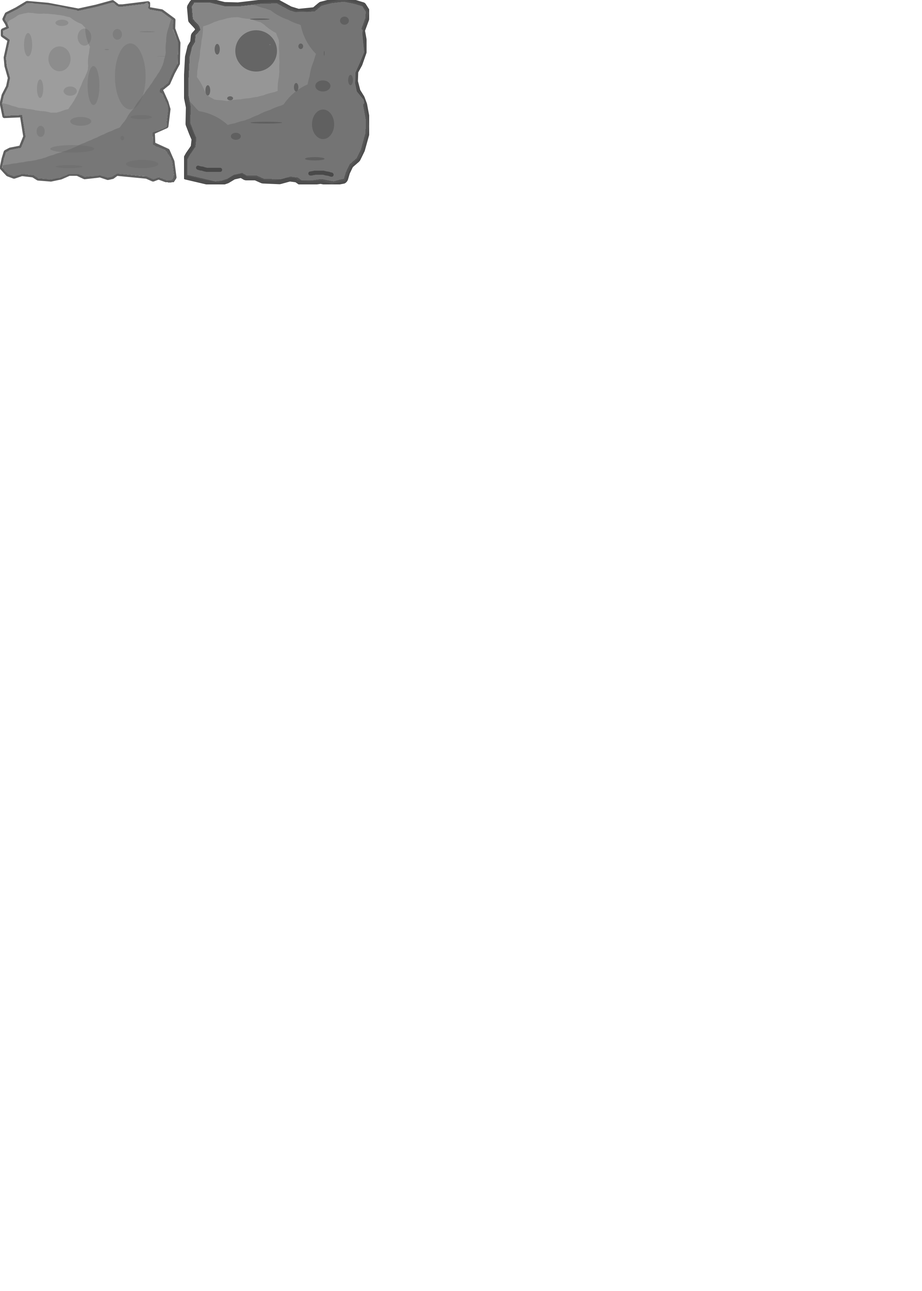
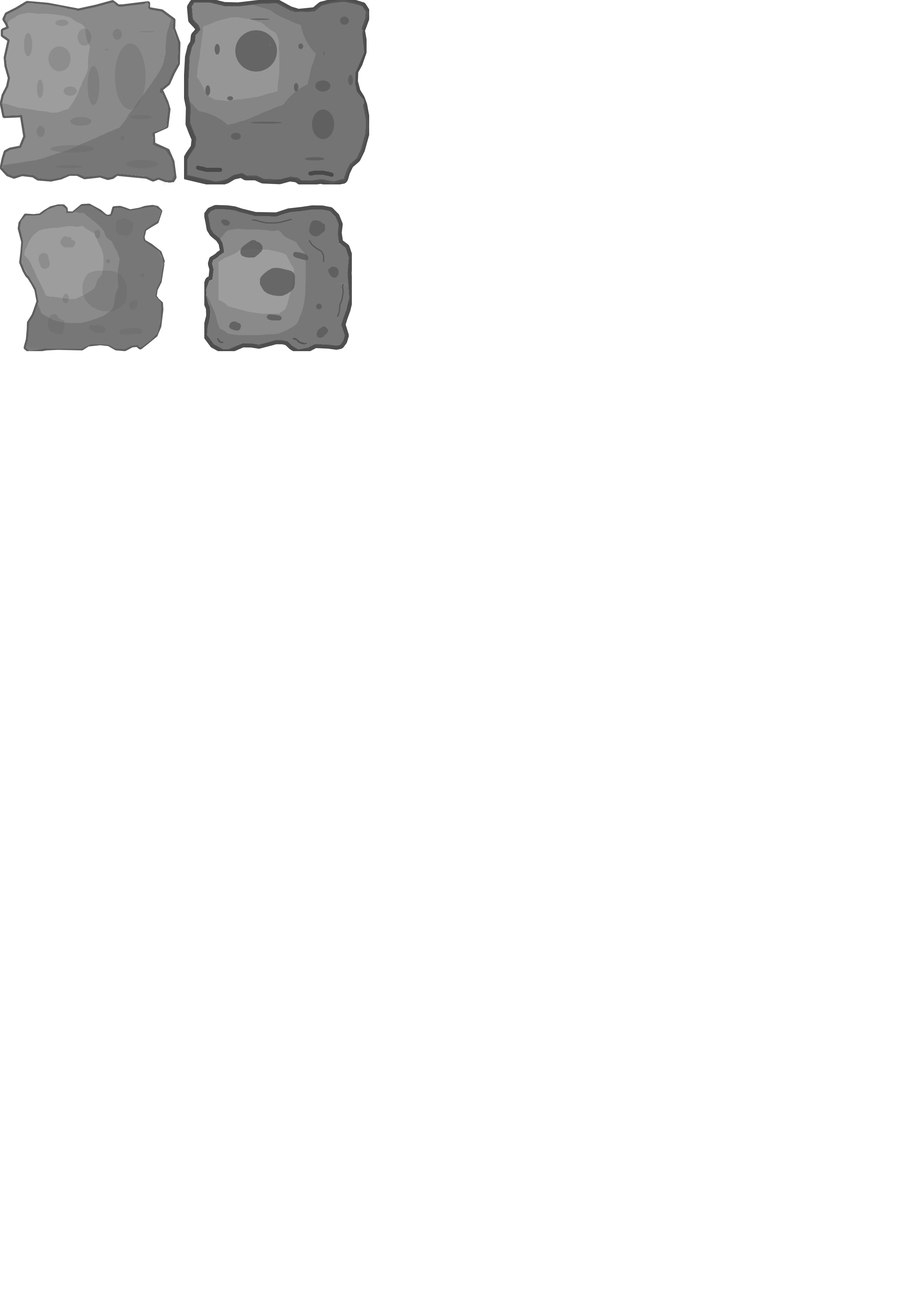
Layered file, before and after one edit (w=922, h=1291). Changes by layer:
added layer "frame0_1.kra" above "frame0_0.kra" over [17, 203, 165, 352]
painted on "frame0_0.kra" over [17, 183, 308, 352]
added layer "frame1_1.kra" above "Paint Layer 1" over [204, 204, 353, 352]
added layer "Paint Layer 1" over [47, 183, 353, 352]
